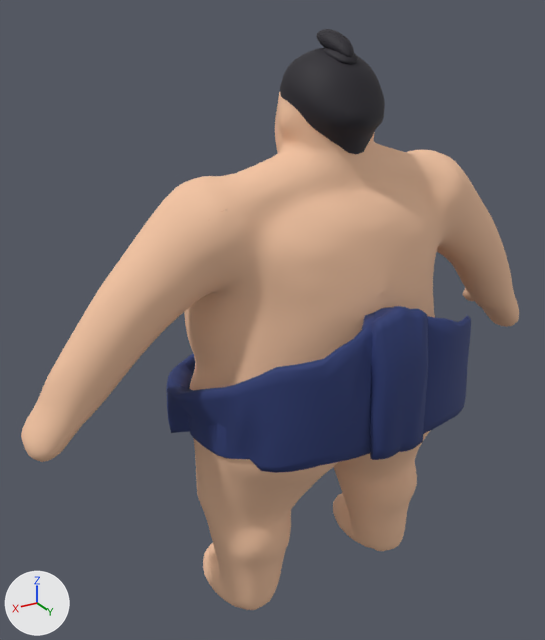
Before and after pictures for a commit that changed the glTF model public/assets/models/sumo_game.glb.
The view is the same before and after, from a 50 mm lens placed at (1.327, 1.909, 2.013), pointed at (0.12, -0.102, 1.007). Every picture has the same lights, and +X, +Y and +Z are marked at lower left. The picture after the commit comes second. Vertices at exactly the same position are counted once.

Before the edit, the objects in view are built like this:
```python
me_sumo = bpy.data.meshes.new('Sumo')
me_sumo.from_pydata(...)  # 7189 vertices, 14230 faces; spans x -0.98..0.98, y -0.47..0.46, z 0.0..1.92
# faces by material slot: [9298, 2972, 1760, 200]
me_sumo.materials.append(mat_skin)  # picture img_skintex
me_sumo.materials.append(mat_mawashi)  # dark blue #2b3a72
me_sumo.materials.append(mat_hair)  # black #211e27
me_sumo.materials.append(mat_ink)  # black #1d1619
ob_sumo = bpy.data.objects.new('Sumo', me_sumo)
ob_sumo.location = (0.0, 0.0, 0.0)
```
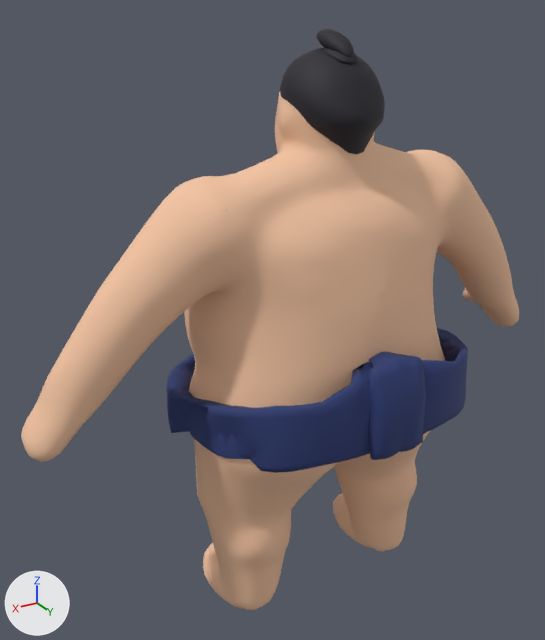
Changed parts and their boxes (x1, y1, x2, y2) in the pictures (545 x 640 px; the box of a moved part takes in the faces that stretch with it):
part 1 of me_sumo, moved or reshaped
    before: (168, 306, 471, 473)
    after: (168, 328, 468, 473)

What changed in the scene script:
```text
Change me_sumo:
    where me_sumo.from_pydata(...)  # 7189 vertices, 14230 faces; spans x -0.98..0.98, y -0.47..0.46, z 0.0..1.92
    used by ob_sumo; location = (0.0, 0.0, 0.0)
    me_sumo part 1: 393 of 7189 vertices moved; they spanned x -0.53..0.53, y -0.03..0.46, z 0.77..1.21 and now span x -0.53..0.53, y -0.03..0.46, z 0.76..1.05; mean shift (0.0, 0.0, -0.08); largest move (0.0, 0.38, 1.18) -> (0.0, 0.33, 1.01)
```
